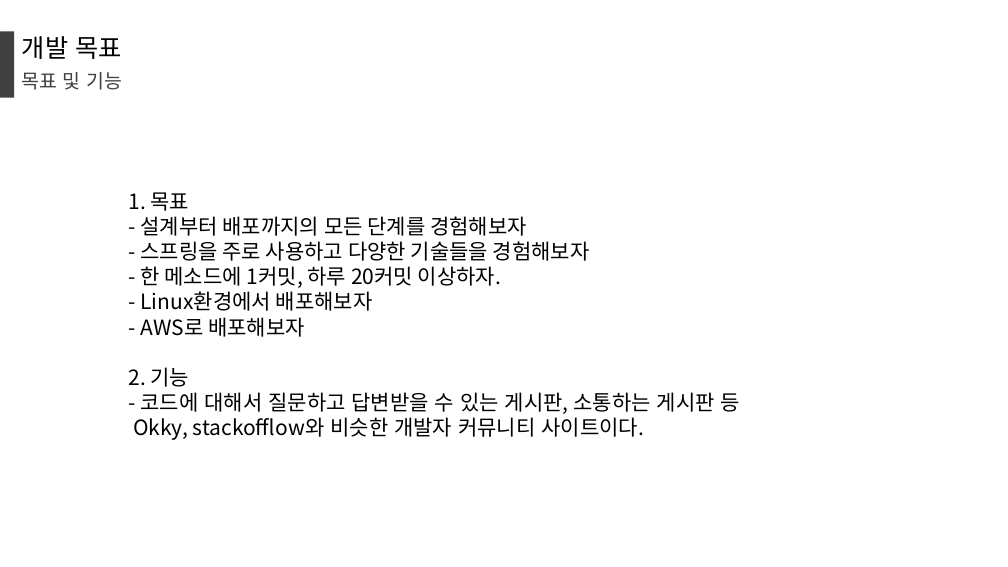
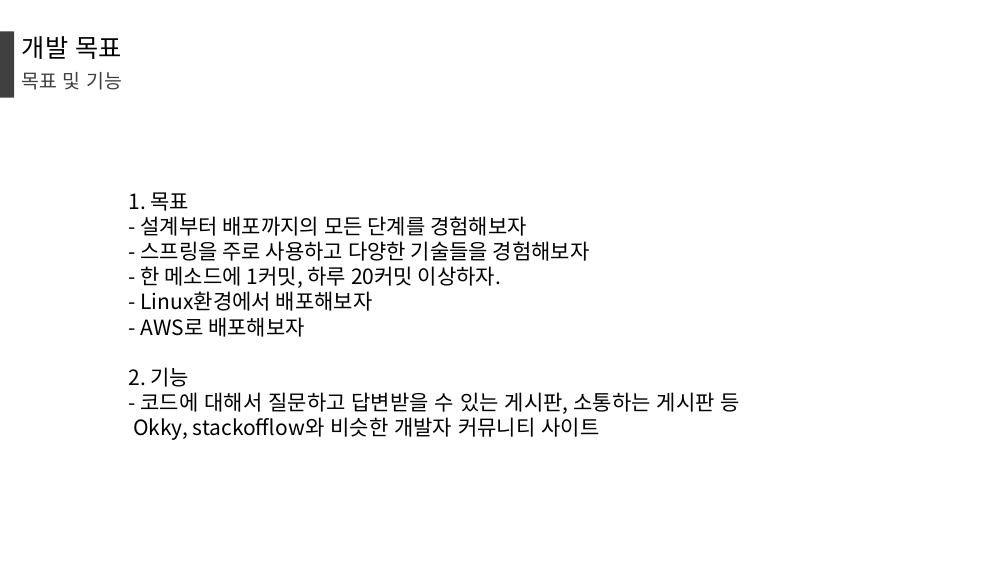
Before and after one commit to Berea96/Dokky, a slide deck: slide 3 of 제안서/개인프로젝트_Dokky_김규정.pptx. Drawn at 1008x567 pixels with LibreOffice and Linux fonts; fonts in the diff are those of the drawing. Boxes give left, top, right and bottom in pixels: in the first picture for what was removed or moved away, otherwise in the second. Text is boxed around its words. In the diff, an @@ line names an element or a change of style, - is before the commit and + after.

```diff
--- a/제안서/개인프로젝트_Dokky_김규정.pptx
+++ b/제안서/개인프로젝트_Dokky_김규정.pptx
@@ text at bbox=[133, 417, 599, 440]: text changed @@
-Okky, stackofflow와 비슷한 개발자 커뮤니티 사이트이다.
+Okky, stackofflow와 비슷한 개발자 커뮤니티 사이트
```
Also in this commit, not shown: 1 other slide changed, 6 other files.
